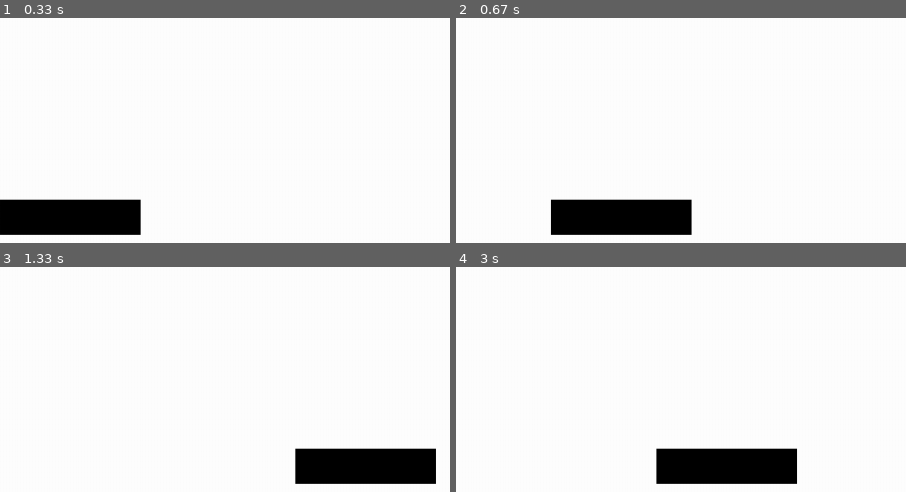
Above: before the commit, frames 1-4 (two rows, left to right).
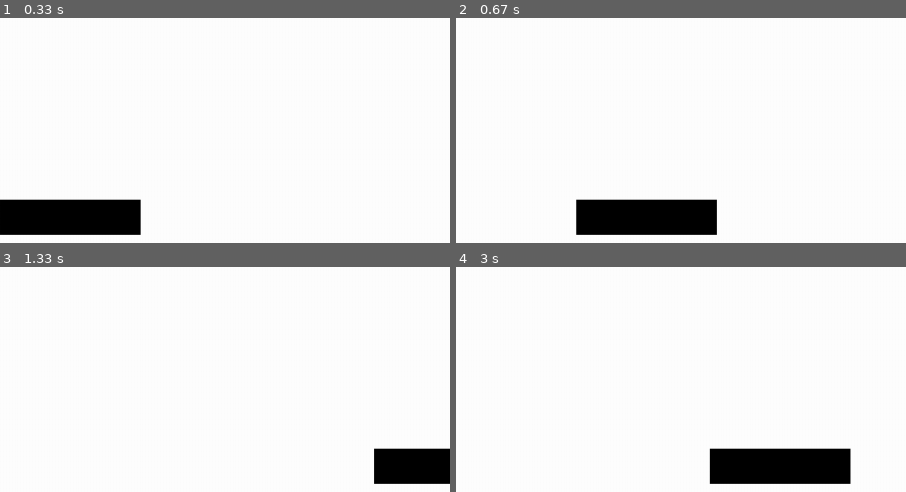
Above: after the commit, the same moments.

Repository: 100ballovby/6A_lessons_2122
Game: pygame game, started from 17_lesson_1502/00_platform_game.py
Same seed, same stepped clock (60 frames per second), same inputs: the game is played once before the commit and once after it.
Inputs:
- Up to frame 1 (0.33 s): no input
- Up to frame 2 (0.67 s): hold Right from 0.33 s (still down)
- Up to frame 3 (1.33 s): release Right at 0.8 s; hold Right 0.83-1.3 s
- Up to frame 4 (3 s): hold Left 1.33-1.87 s; hold Left 1.9-2.3 s; hold Right 2.33-2.97 s
The pictures show only the part of the screen within x 50-100%, y 44-94%; the shares and areas given below are measured in that part.

Frame 1 is identical in both runs. In frame 2, 1.8% of the frame differs, in the area x 21-58%, y 80-97%; in frame 3, 3.3%; in frame 4, 3.8%, in the area x 44-88%, y 80-97%.

Commit message:
Adding speed increasing

Diff:
--- a/17_lesson_1502/00_platform_game.py
+++ b/17_lesson_1502/00_platform_game.py
@@ -61,9 +61,9 @@
     # движение платформы
     keys = pg.key.get_pressed()
     if keys[pg.K_RIGHT]:
-        player_x += speed
+        player_x += speed + 4
     if keys[pg.K_LEFT]:
-        player_x -= speed
+        player_x -= speed + 4
 
     #  движение шарика
     circle_y += speed
@@ -81,3 +81,8 @@
     # условие проигрыша
     if score <= 0:
         game_over = True
+    print(speed)
+    # увеличение скорости
+    if score > 0 and score % 10 == 0:
+        score += 1
+        speed += 1
